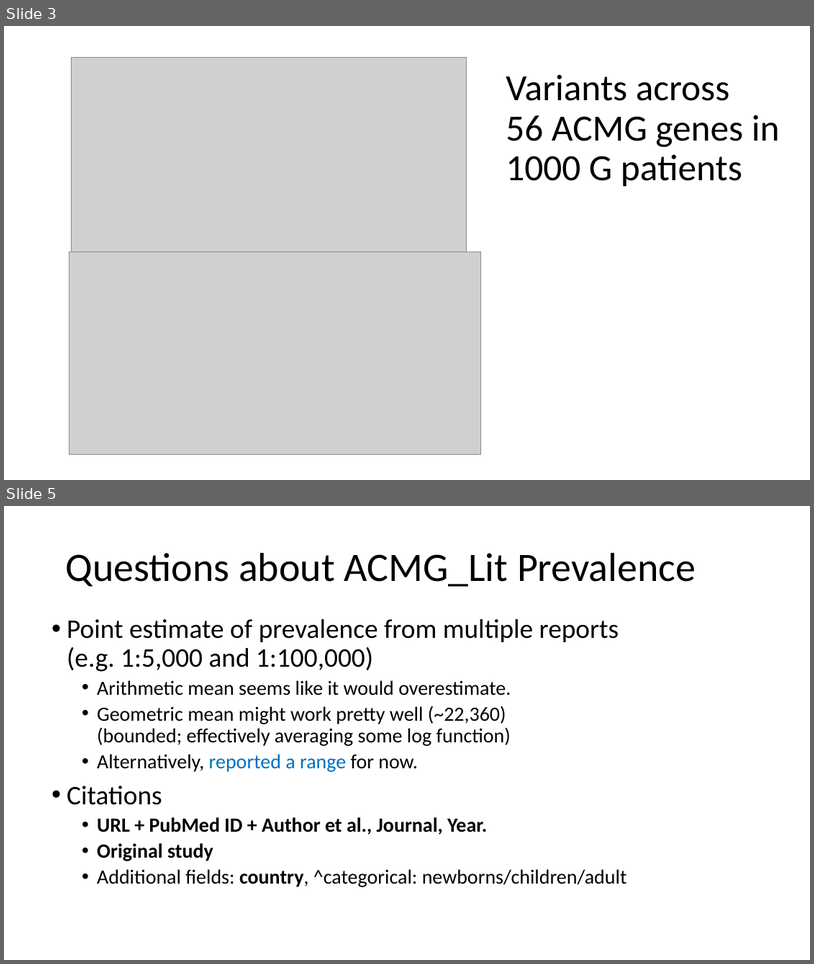
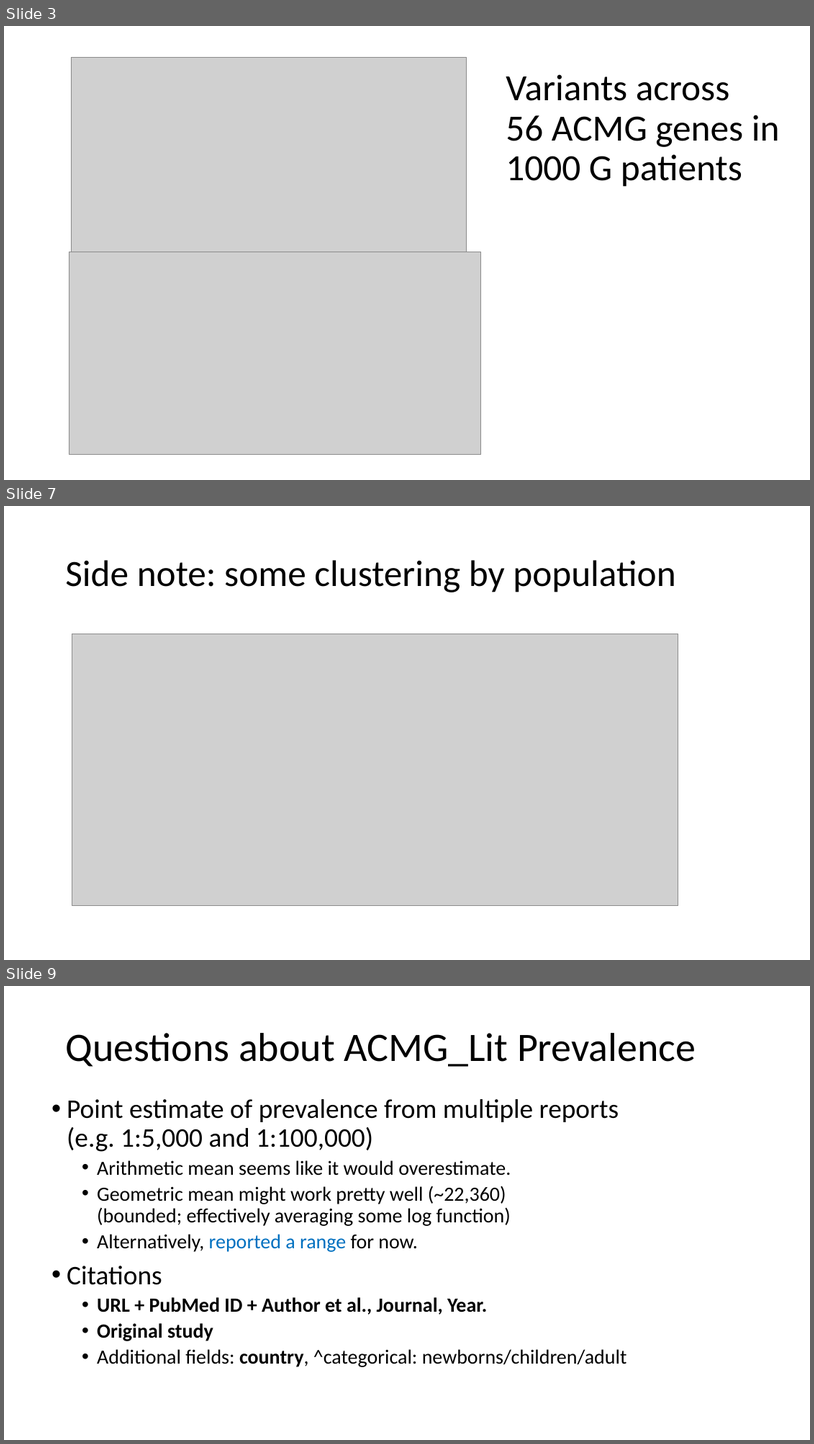
Before and after one commit to dfan/HST-2016, a slide deck: week_5/Presentation_week_5.3.pptx. Shown one above the other, each under a label of ours: slides 3 and 5 before the commit, slides 3, 7 and 9 after it; the slides between them are not shown. The pictures are 814x964 and 814x1444 pixels, drawn with LibreOffice and Linux fonts; fonts in the diff are those of the drawing; grey boxes stand for pictures. Boxes give left, top, right and bottom in pixels: in the first picture for what was removed or moved away, otherwise in the second. Text is boxed around its words. In the diff, an @@ line names an element or a change of style, - is before the commit and + after.

```diff
--- a/week_5/Presentation_week_5.3.pptx
+++ b/week_5/Presentation_week_5.3.pptx
@@ slide 7 added at <box>4,506,810,960</box>, background #FFFFFF @@
@@ title added at <box>65,560,676,592</box>, 44 pt, text #000000 @@
+Side note: some clustering by population
@@ picture added at <box>72,634,679,906</box> @@
@@ what was slide 5 is now slide 9 @@
```
Also in this commit, not shown: 1 slide changed, 3 other slides added, 1 slide removed, 10 other files.
